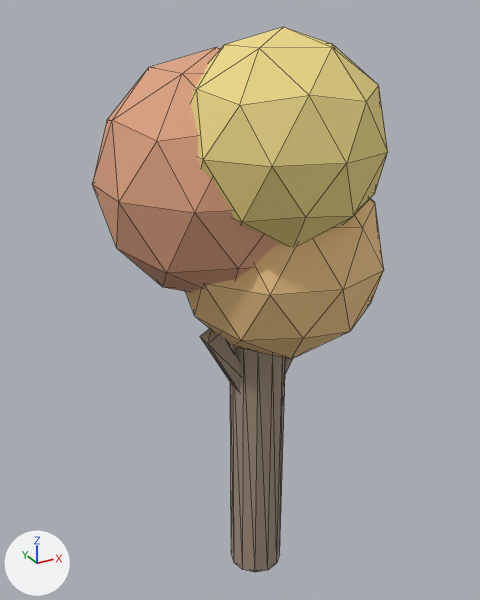
One commit to the glTF model ClientWeb/src/assets/models/nature/oak_tree_autumn.glb: the scene before it, then after it.
Camera for both pictures: a 50 mm lens placed at (-0.535, -0.907, 1.034), pointed at (-0.013, 0.042, 0.56). Lighting does not change. The marker at lower left points along +X, +Y and +Z. The picture after the commit comes second. Mesh edges are drawn as thin lines.

Script lines for the objects in view, before the commit:
```python
mat_branch_1_mat = principled_material('Branch_1_Mat')
mat_branch_1_mat.base_color = (0.353, 0.275, 0.204)  # beige #a08f7d
mat_branch_1_mat.roughness = 0.95
mat_crown_0_mat = principled_material('Crown_0_Mat')
mat_crown_0_mat.base_color = (0.851, 0.561, 0.247)  # beige #eec588
mat_crown_0_mat.roughness = 0.85
mat_crown_1_mat = principled_material('Crown_1_Mat')
mat_crown_1_mat.base_color = (0.722, 0.361, 0.22)  # beige #dda281
mat_crown_1_mat.roughness = 0.85
mat_crown_2_mat = principled_material('Crown_2_Mat')
mat_crown_2_mat.base_color = (0.851, 0.694, 0.247)  # yellow #eed988
mat_crown_2_mat.roughness = 0.85
mat_trunk_mat = principled_material('Trunk_Mat')
mat_trunk_mat.base_color = (0.353, 0.275, 0.204)  # beige #a08f7d
mat_trunk_mat.roughness = 0.95
me_cylinder = bpy.data.meshes.new('Cylinder')
me_cylinder.from_pydata(...)  # 166 vertices, 308 faces; spans x -0.24..0.211, y -0.22..0.25, z 0.0..1.01
# faces by material slot: [44, 12, 12, 80, 80, 80]
me_cylinder.materials.append(mat_trunk_mat)  # beige #a08f7d
me_cylinder.materials.append(mat_branch_0_mat)  # beige #a08f7d
me_cylinder.materials.append(mat_branch_1_mat)  # beige #a08f7d
me_cylinder.materials.append(mat_crown_0_mat)  # beige #eec588
me_cylinder.materials.append(mat_crown_1_mat)  # beige #dda281
me_cylinder.materials.append(mat_crown_2_mat)  # yellow #eed988
ob_oaktree_autumn = bpy.data.objects.new('OakTree_Autumn', me_cylinder)
ob_oaktree_autumn.location = (0.0, 0.0, 0.0)
```
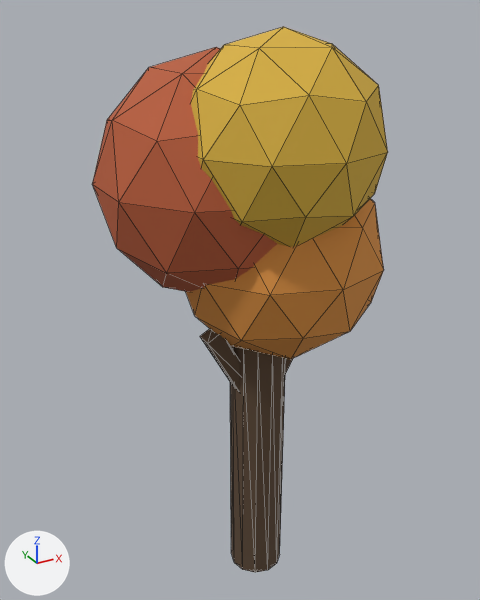
Where the change shows, as pixel boxes [x1, y1, x2, y2] in the pictures (480 x 600 px):
```json
{"object": "OakTree_Autumn", "change": "recoloured", "before": [92, 27, 388, 572], "after": [92, 27, 388, 572], "on screen": "darker"}
```

The change, as JSON lines over the scene's bpy script:
```json
{"op": "set", "path": "mat_trunk_mat.base_color", "old": "(0.353, 0.275, 0.204)", "new": "(0.102, 0.0612, 0.0343)", "note": "beige #a08f7d -> brown #5a4634"}
{"op": "set", "path": "mat_branch_1_mat.base_color", "old": "(0.353, 0.275, 0.204)", "new": "(0.102, 0.0612, 0.0343)", "note": "beige #a08f7d -> brown #5a4634"}
{"op": "set", "path": "mat_crown_0_mat.base_color", "old": "(0.851, 0.561, 0.247)", "new": "(0.694, 0.275, 0.0497)", "note": "beige #eec588 -> orange #d98f3f"}
{"op": "set", "path": "mat_crown_1_mat.base_color", "old": "(0.722, 0.361, 0.22)", "new": "(0.479, 0.107, 0.0395)", "note": "beige #dda281 -> orange #b85c38"}
{"op": "set", "path": "mat_crown_2_mat.base_color", "old": "(0.851, 0.694, 0.247)", "new": "(0.694, 0.44, 0.0497)", "note": "yellow #eed988 -> yellow #d9b13f"}
```
